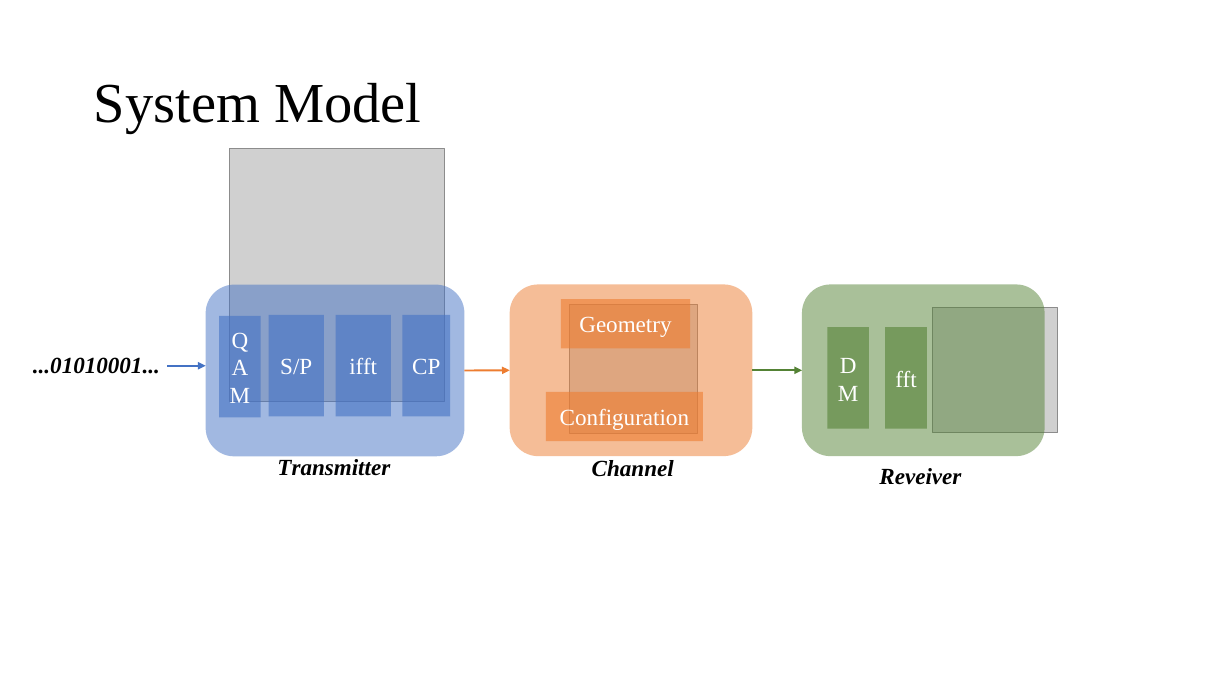
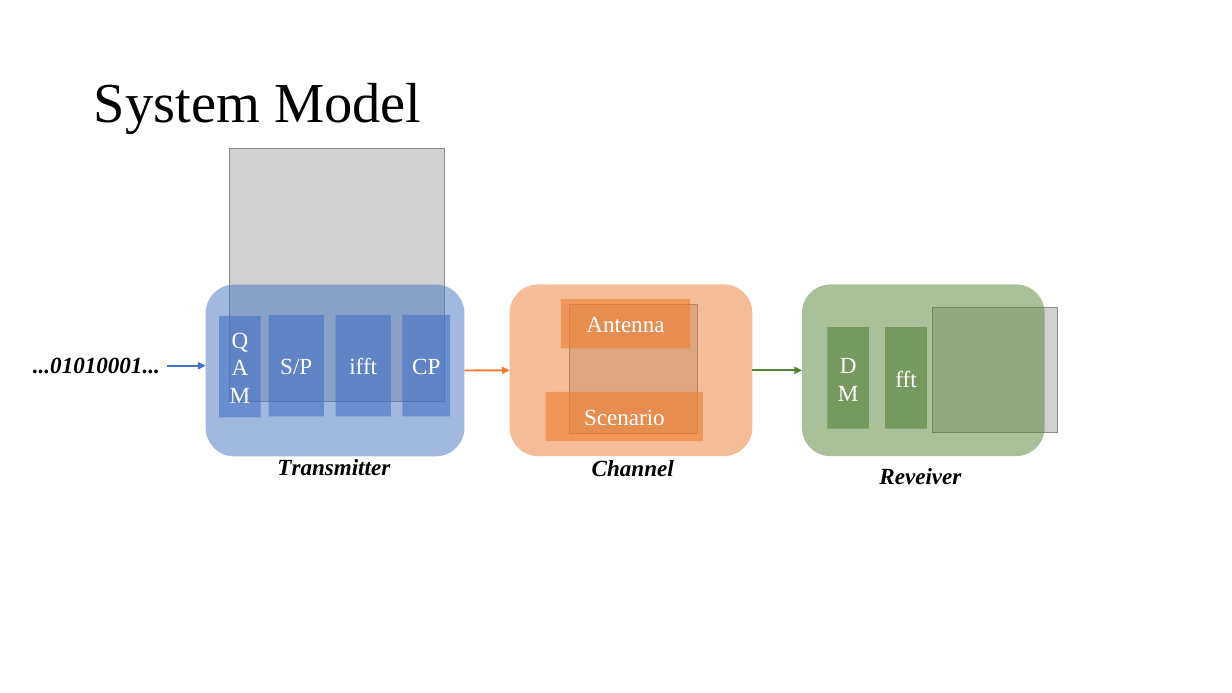
Before and after one commit to ukunliu/WSN_simulation, a slide deck: slide 3 of Resume.pptx. Drawn at 1232x693 pixels with LibreOffice and Linux fonts; fonts in the diff are those of the drawing; grey boxes stand for pictures. Boxes give left, top, right and bottom in pixels: in the first picture for what was removed or moved away, otherwise in the second. Text is boxed around its words. In the diff, an @@ line names an element or a change of style, - is before the commit and + after.

```diff
--- a/Resume.pptx
+++ b/Resume.pptx
@@ text in rectangle at (586,316,664,332): text changed @@
-Geometry
+Antenna
@@ text in rectangle at (584,409,665,425): text changed @@
-Configuration
+Scenario
```
Also in this commit, not shown: 2 other slides changed, 2 other files.
